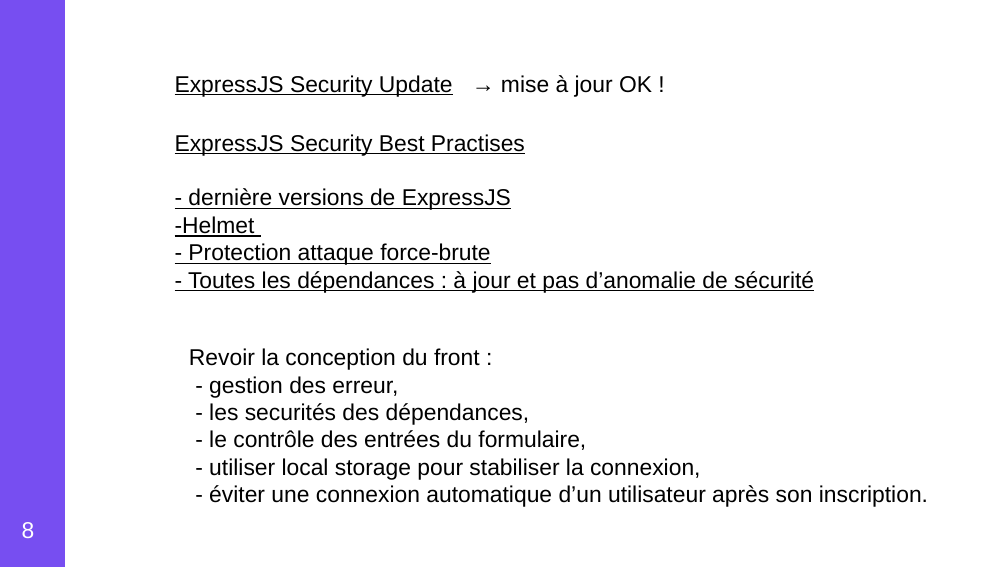
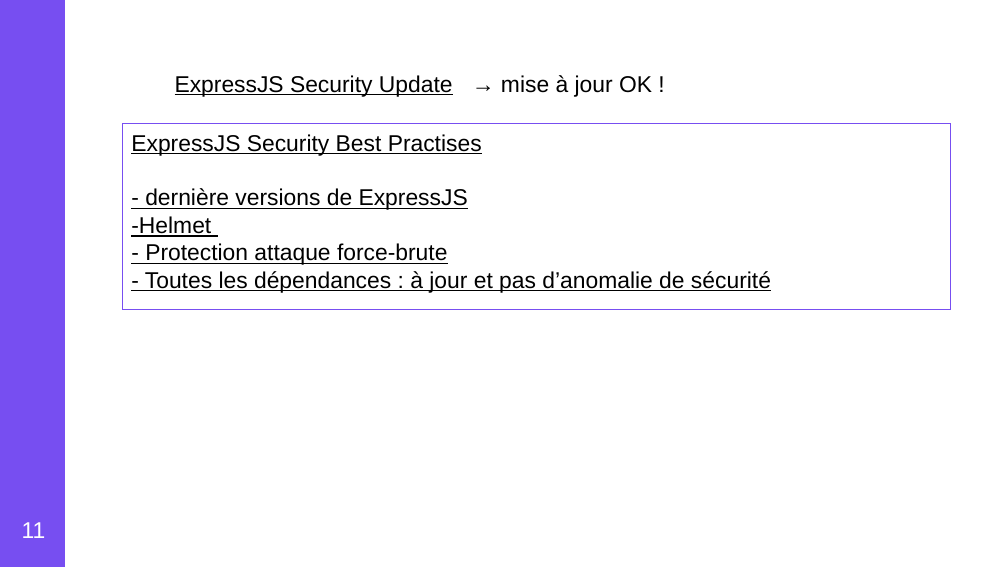
Before and after one commit to danielOuattara/Openclassroom_P6_15_01_2021, a slide deck: slide 11 of schema_global.odp (slide 8 before the commit). Drawn at 1008x567 pixels with LibreOffice and Linux fonts; fonts in the diff are those of the drawing. Boxes give left, top, right and bottom in pixels: in the first picture for what was removed or moved away, otherwise in the second. Text is boxed around its words. In the diff, an @@ line names an element or a change of style, - is before the commit and + after.

```diff
--- a/schema_global.odp
+++ b/schema_global.odp
@@ rectangle "ExpressJS Security Best Practises": place and size @@
-rectangle "ExpressJS Security Best Practises" at (175, 134, 814, 293)
+rectangle "ExpressJS Security Best Practises" at (123, 123, 951, 309)
@@ rectangle "ExpressJS Security Best Practises" at (123, 123, 951, 309): outline none to #774EF1 0 pt @@
@@ text removed at (189, 348, 928, 507) @@
-Revoir la conception du front :
-- gestion des erreur,
-- les securités des dépendances,
-- le contrôle des entrées du formulaire,
-- utiliser local storage pour stabiliser la connexion,
-- éviter une connexion automatique d’un utilisateur après son inscription.
@@ page number at (22, 522, 46, 538): text changed @@
-8
+11
```
Also in this commit, not shown: 5 other slides changed, 5 slides added, 13 slides removed, 7 other files.
